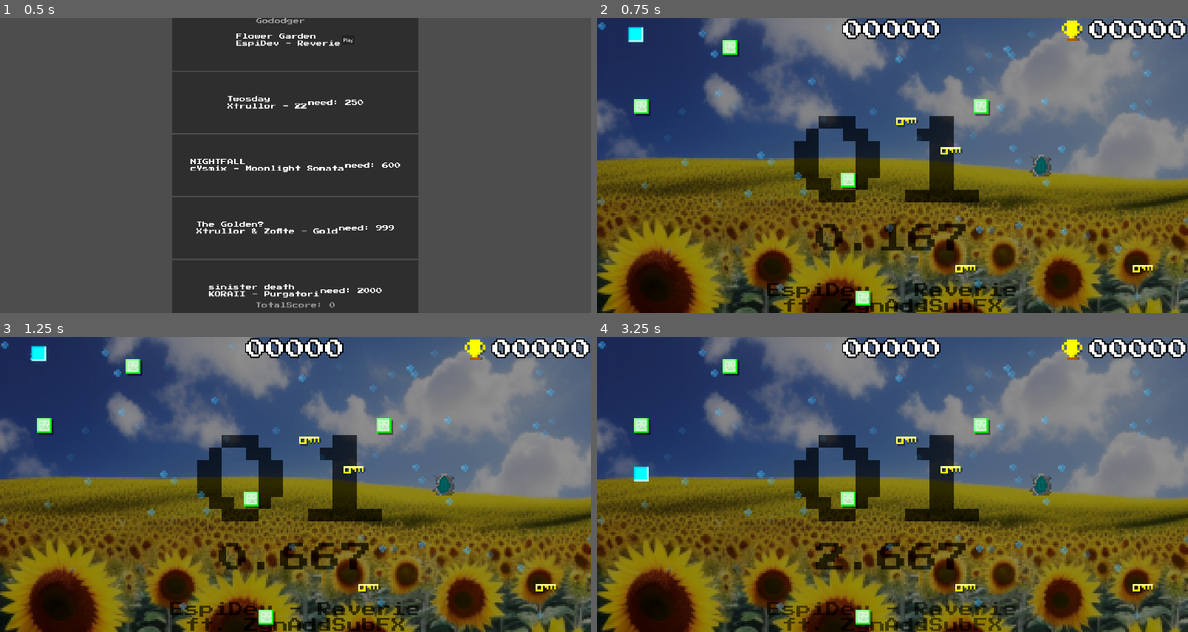
Above: before the commit, frames 1-4 (two rows, left to right).
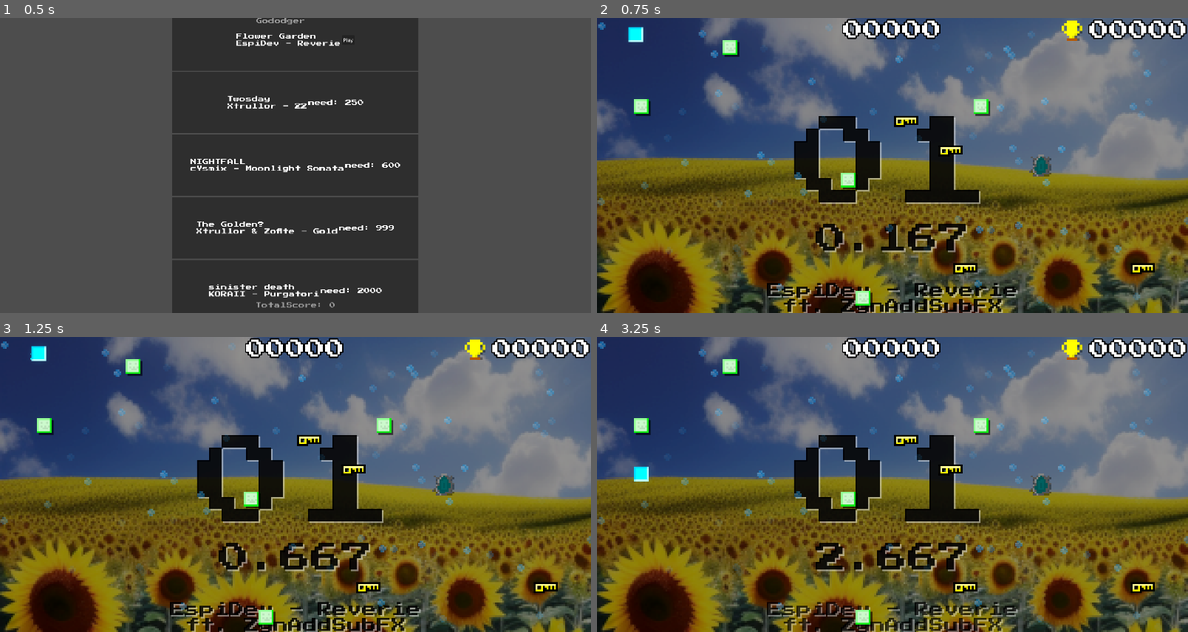
Above: after the commit, the same moments.

Repository: veprogames/gododger
Game: Godot game, scene res://mainmenu/main_menu.tscn
Two runs of this game, one before a commit and one after it. Both use one fixed random seed, a clock stepped at 60 frames per second and the inputs below.
Inputs (mouse positions are in pixels of both pictures, inside the frame that each line leads up to):
- Up to frame 1 (0.5 s): no input
- Up to frame 2 (0.75 s): click "Play" at 0.5 s
- Up to frame 3 (1.25 s): no input
- Up to frame 4 (3.25 s): move the mouse to (922, 484) at 1.27 s; move the mouse to (862, 484) at 2.02 s; move the mouse to (904, 478) at 2.77 s

Frame 1 is identical in both runs. In frame 2, 3.4% of the frame differs, in the area x 29-95%, y 33-100%; in frame 3, 3.4%; in frame 4, 3.4%.

Commit message:
improve visibility of objects

Diff:
--- a/enemy/enemy.tscn
+++ b/enemy/enemy.tscn
@@ -81,7 +81,7 @@
 offset_top = -3.0
 offset_right = 5.0
 offset_bottom = 5.0
-color = Color(0, 0, 0, 0.470588)
+color = Color(0, 0, 0, 0.627451)
 
 [node name="CollisionShape2D" type="CollisionShape2D" parent="."]
 shape = SubResource("RectangleShape2D_0w0is")
--- a/musicsyncer/music_syncer.gd
+++ b/musicsyncer/music_syncer.gd
@@ -17,6 +17,6 @@
 func _process(_delta: float) -> void:
 	if analyzer:
 		var intensity := analyzer.get_magnitude_for_frequency_range(20, 20000).length()
-		environment.environment.glow_strength = 1.1 + intensity * 0.7 * glow_strength
+		environment.environment.glow_strength = 1.1 + intensity * 0.6 * glow_strength
 		camera.offset = Vector2(randf_range(-1, 1), randf_range(-1, 1)) * intensity * shake_strength
 		bg_particles.speed_scale = 24 * intensity
--- a/ui_bg_theme.tres
+++ b/ui_bg_theme.tres
@@ -3,6 +3,9 @@
 [ext_resource type="FontFile" uid="uid://dkv7uv7vt3qfp" path="res://fonts/PressStart2P-Regular.ttf" id="1_tg1ey"]
 
 [resource]
-Label/colors/font_color = Color(0, 0, 0, 0.686275)
+Label/colors/font_color = Color(0, 0, 0, 0.901961)
+Label/colors/font_shadow_color = Color(1, 1, 1, 0.333333)
+Label/constants/shadow_offset_x = 5
+Label/constants/shadow_offset_y = 5
 Label/font_sizes/font_size = 100
 Label/fonts/font = ExtResource("1_tg1ey")
Binary file changed: bullet/bullet.png
Binary file changed: key/key.png
